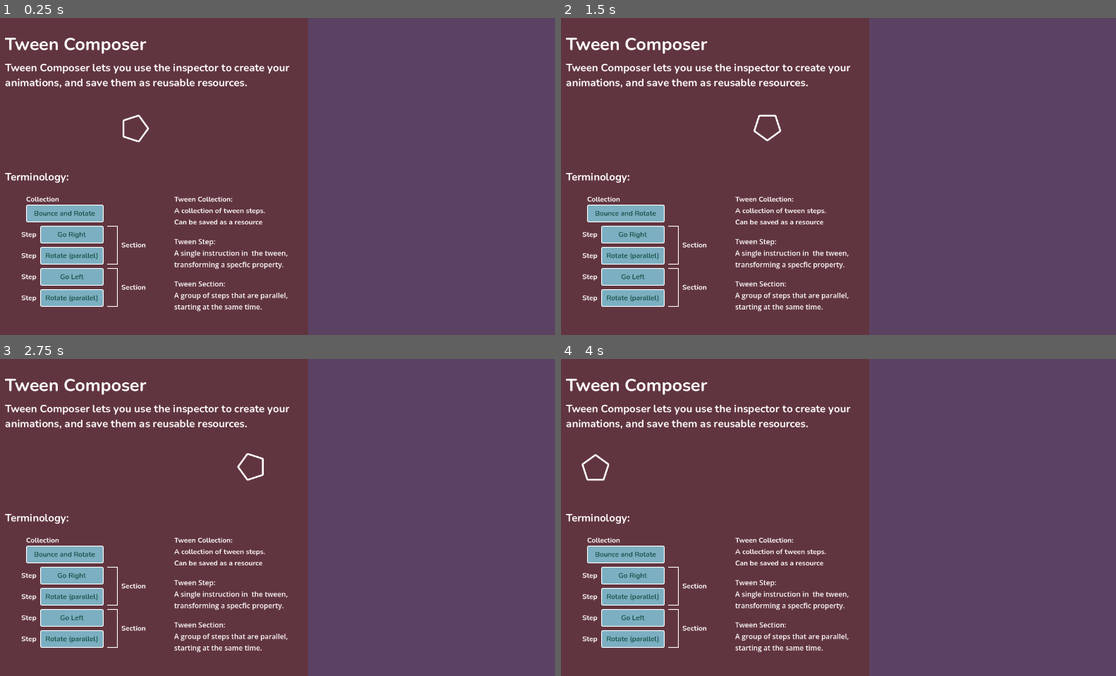
Above: before the commit, frames 1-4 (two rows, left to right).
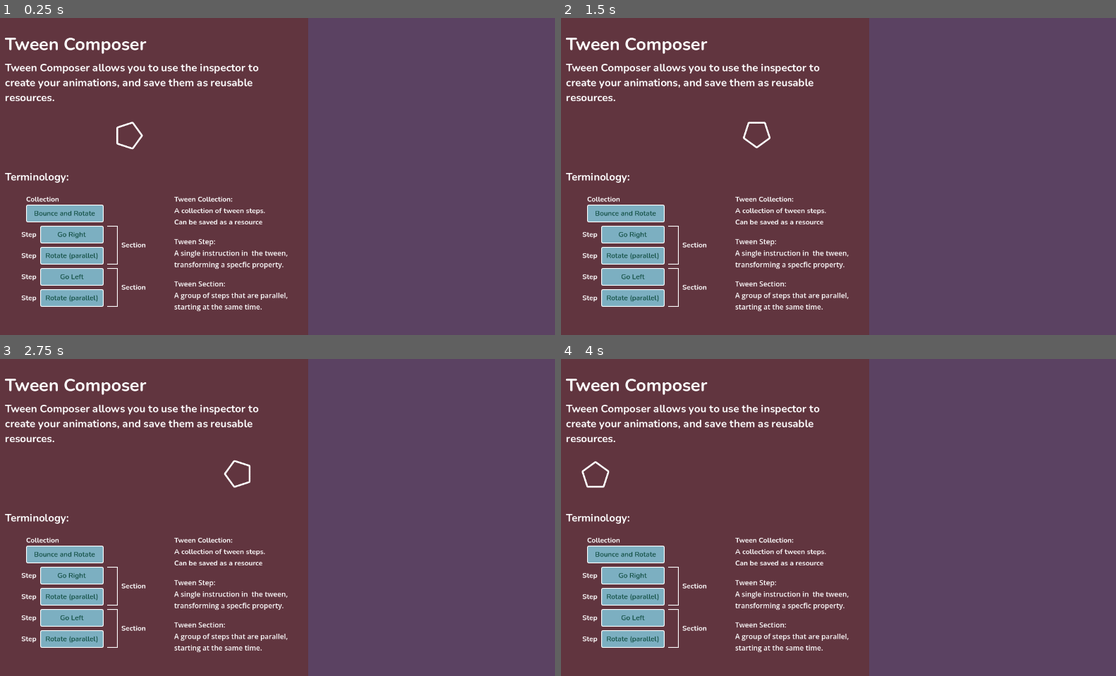
Above: after the commit, the same moments.

Repository: gurbsgurbs/tween-composer-godot
Game: Godot game, scene res://examples/000_intro.tscn
Same seed, same stepped clock (60 frames per second), same inputs: the game is played once before the commit and once after it. The project has no main scene, so this scene is started directly.
Inputs:
- Up to frame 1 (0.25 s): no input
- Up to frame 2 (1.5 s): no input
- Up to frame 3 (2.75 s): no input
- Up to frame 4 (4 s): no input

The runs differ from the first frame. In frame 1, 1.4% of the frame differs, in the area x 0-53%, y 14-42%; in frame 2, 1.4%; in frame 3, 1.4%, in the area x 0-53%, y 14-41%; in frame 4, 1.4%.

Commit message:
Added a new example, Playback Controls

Diff:
--- a/examples/000_intro.tscn
+++ b/examples/000_intro.tscn
@@ -38,7 +38,7 @@
 property_name = "position:x"
 custom_property = "position:x"
 custom_property_type = 3
-target_value = 528.0
+target_value = 496.0
 metadata/_custom_type_script = "uid://bq7aba2n0qrym"
 
 [sub_resource type="Resource" id="Resource_5rk1r"]
@@ -62,7 +62,7 @@
 property_name = "position:x"
 custom_property = "position:x"
 custom_property_type = 3
-target_value = -528.0
+target_value = -496.0
 metadata/_custom_type_script = "uid://bq7aba2n0qrym"
 
 [sub_resource type="Resource" id="Resource_wiyhq"]
@@ -158,9 +158,20 @@
 offset_top = 96.0
 offset_right = 688.0
 offset_bottom = 164.0
-text = "Tween Composer lets you use the inspector to create your animations, and save them as reusable resources."
+text = "Tween Composer allows you to use the inspector to create your animations, and save them as reusable resources."
 label_settings = ExtResource("2_16pl7")
 autowrap_mode = 3
+
+[node name="Sprite2D" type="Sprite2D" parent="." unique_id=2140211992]
+position = Vector2(96, 264)
+scale = Vector2(0.5, 0.5)
+texture = ExtResource("7_iq14t")
+
+[node name="TweenComposer" type="Node" parent="Sprite2D" unique_id=783221572]
+script = ExtResource("5_jad8w")
+tween_configuration = SubResource("Resource_84d4k")
+tween_duration = 2.0
+metadata/_custom_type_script = "uid://bepnihd7w544x"
 
 [node name="Description2" type="Label" parent="." unique_id=1373993509]
 layout_mode = 0
@@ -171,17 +182,6 @@
 text = "Terminology:"
 label_settings = ExtResource("2_16pl7")
 autowrap_mode = 3
-
-[node name="Sprite2D" type="Sprite2D" parent="." unique_id=2140211992]
-position = Vector2(96, 248)
-scale = Vector2(0.5, 0.5)
-texture = ExtResource("7_iq14t")
-
-[node name="TweenComposer" type="Node" parent="Sprite2D" unique_id=783221572]
-script = ExtResource("5_jad8w")
-tween_configuration = SubResource("Resource_84d4k")
-tween_duration = 2.0
-metadata/_custom_type_script = "uid://bepnihd7w544x"
 
 [node name="Properties1" type="Label" parent="." unique_id=344616555]
 layout_mode = 0
--- /dev/null
+++ b/examples/002_playback_controls.tscn
@@ -0,0 +1,204 @@
+[gd_scene format=3 uid="uid://3kbm8wh3ku02"]
+
+[ext_resource type="FontFile" uid="uid://d2niivc3nbgut" path="res://examples/assets/font/Nunito-VariableFont_wght.ttf" id="1_grbrk"]
+[ext_resource type="LabelSettings" uid="uid://cx5bk6kp3uxpd" path="res://examples/assets/font/label_24.tres" id="2_3utgx"]
+[ext_resource type="Script" uid="uid://bepnihd7w544x" path="res://addons/tween_composer/tween_composer.gd" id="5_m8ubh"]
+[ext_resource type="Script" uid="uid://b2cnshkmciixf" path="res://addons/tween_composer/ConfigurationResources/tween_config_collection_resource.gd" id="6_1f8qi"]
+[ext_resource type="Script" uid="uid://bq7aba2n0qrym" path="res://addons/tween_composer/ConfigurationResources/tween_config_step_resource.gd" id="7_kgv1h"]
+[ext_resource type="Texture2D" uid="uid://cwbnr3ay5hw7t" path="res://examples/assets/shapes/shape_128_hexagon_r_o.png" id="9_e6w3j"]
+
+[sub_resource type="GDScript" id="GDScript_t1lj7"]
+script/source = "extends Control
+
+@onready var tween_composer: TweenComposer = $Sprite2D/TweenComposer
+
+
+func _on_play_button_pressed() -> void:
+	tween_composer.play_tween()
+
+
+func _on_pause_button_pressed() -> void:
+	tween_composer.pause_tween()
+
+
+func _on_restart_button_pressed() -> void:
+	tween_composer.restart_tween()
+
+
+func _on_reset_button_pressed() -> void:
+	tween_composer.reset_tween()
+
+
+func _on_stop_button_pressed() -> void:
+	tween_composer.stop_tween()
+"
+
+[sub_resource type="FontVariation" id="FontVariation_ovd21"]
+base_font = ExtResource("1_grbrk")
+variation_opentype = {
+2003265652: 700
+}
+
+[sub_resource type="LabelSettings" id="LabelSettings_ieo45"]
+line_spacing = 0.0
+font = SubResource("FontVariation_ovd21")
+font_size = 40
+
+[sub_resource type="Resource" id="Resource_grbrk"]
+resource_local_to_scene = true
+resource_name = "Scale"
+script = ExtResource("7_kgv1h")
+step_name = "Scale"
+transition = 10
+easing = 1
+tween_property = 2
+property_name = "scale"
+target_value = Vector3(0.4, 0.4, 1)
+metadata/_custom_type_script = "uid://bq7aba2n0qrym"
+
+[sub_resource type="Resource" id="Resource_1f8qi"]
+resource_local_to_scene = true
+resource_name = "Rotate"
+script = ExtResource("7_kgv1h")
+step_name = "Rotate"
+easing = 2
+parallel = true
+tween_property = 1
+property_name = "rotation_degrees"
+target_value = Vector3(60, 0, 0)
+metadata/_custom_type_script = "uid://bq7aba2n0qrym"
+
+[sub_resource type="Resource" id="Resource_3utgx"]
+resource_local_to_scene = true
+resource_name = "SizeUp!"
+script = ExtResource("6_1f8qi")
+tween_name = "SizeUp!"
+tween_collection = Array[ExtResource("7_kgv1h")]([SubResource("Resource_grbrk"), SubResource("Resource_1f8qi")])
+metadata/_custom_type_script = "uid://b2cnshkmciixf"
+
+[node name="001Intro" type="Control" unique_id=1877161272]
+layout_mode = 3
+anchors_preset = 15
+anchor_right = 1.0
+anchor_bottom = 1.0
+grow_horizontal = 2
+grow_vertical = 2
+script = SubResource("GDScript_t1lj7")
+metadata/_edit_lock_ = true
+
+[node name="SizeCheck" type="ColorRect" parent="." unique_id=733821207]
+layout_mode = 0
+offset_right = 720.0
+offset_bottom = 720.0
+color = Color(0.38216856, 0.20667574, 0.24634716, 1)
+metadata/_edit_lock_ = true
+
+[node name="Title" type="Label" parent="." unique_id=391862351]
+layout_mode = 0
+offset_left = 32.0
+offset_top = 32.0
+offset_right = 688.0
+offset_bottom = 100.0
+text = "Playback Controls"
+label_settings = SubResource("LabelSettings_ieo45")
+
+[node name="Description" type="Label" parent="." unique_id=805527058]
+layout_mode = 0
+offset_left = 32.0
+offset_top = 96.0
+offset_right = 688.0
+offset_bottom = 164.0
+text = "Tween Composer has some built-in playback functions to simplify how you control your animations."
+label_settings = ExtResource("2_3utgx")
+autowrap_mode = 3
+
+[node name="Properties2" type="Label" parent="." unique_id=179075784]
+visible = false
+layout_mode = 0
+offset_left = 168.0
+offset_top = 257.0
+offset_right = 392.0
+offset_bottom = 306.0
+text = "autostart, no delay.
+4 sec. duration, infinite loops"
+vertical_alignment = 1
+
+[node name="Properties3" type="Label" parent="." unique_id=592556169]
+visible = false
+layout_mode = 0
+offset_left = 144.0
+offset_top = 208.0
+offset_right = 339.0
+offset_bottom = 257.0
+text = "autostart, 4 second delay
+2 sec. duration, 2 loops"
+vertical_alignment = 1
+
+[node name="Properties4" type="Label" parent="." unique_id=1988469648]
+visible = false
+layout_mode = 0
+offset_left = 160.0
+offset_top = 312.0
+offset_right = 355.0
+offset_bottom = 361.0
+text = "no autostart
+1 sec. duration, no loops"
+vertical_alignment = 1
+
+[node name="Sprite2D" type="Sprite2D" parent="." unique_id=25941154]
+position = Vector2(355, 384)
+scale = Vector2(0.5, 0.5)
+texture = ExtResource("9_e6w3j")
+
+[node name="TweenComposer" type="Node" parent="Sprite2D" unique_id=1729629052]
+script = ExtResource("5_m8ubh")
+tween_configuration = SubResource("Resource_3utgx")
+tween_duration = 2.0
+persist_tween_information = true
+metadata/_custom_type_script = "uid://bepnihd7w544x"
+
+[node name="PlayButton" type="Button" parent="." unique_id=1754023803]
+layout_mode = 0
+offset_left = 192.0
+offset_top = 584.0
+offset_right = 290.0
+offset_bottom = 615.0
+text = "Play"
+
+[node name="PauseButton" type="Button" parent="." unique_id=1768467538]
+layout_mode = 0
+offset_left = 304.0
+offset_top = 584.0
+offset_right = 402.0
+offset_bottom = 615.0
+text = "Pause"
+
+[node name="RestartButton" type="Button" parent="." unique_id=1346957920]
+layout_mode = 0
+offset_left = 248.0
+offset_top = 632.0
+offset_right = 346.0
+offset_bottom = 663.0
+text = "Restart"
+
+[node name="ResetButton" type="Button" parent="." unique_id=1886978931]
+layout_mode = 0
+offset_left = 360.0
+offset_top = 632.0
+offset_right = 458.0
+offset_bottom = 663.0
+text = "Reset"
+
+[node name="StopButton" type="Button" parent="." unique_id=1232064916]
+layout_mode = 0
+offset_left = 416.0
+offset_top = 584.0
+offset_right = 514.0
+offset_bottom = 615.0
+text = "Stop"
+
+[connection signal="pressed" from="PlayButton" to="." method="_on_play_button_pressed"]
+[connection signal="pressed" from="PauseButton" to="." method="_on_pause_button_pressed"]
+[connection signal="pressed" from="RestartButton" to="." method="_on_restart_button_pressed"]
+[connection signal="pressed" from="ResetButton" to="." method="_on_reset_button_pressed"]
+[connection signal="pressed" from="StopButton" to="." method="_on_stop_button_pressed"]
--- a/examples/002_relative.tscn
+++ b/examples/004_relative.tscn
@@ -6,9 +6,9 @@
 [ext_resource type="Texture2D" uid="uid://ni34g8bdk5ub" path="res://examples/assets/shapes/shape_128_circle_o.png" id="4_2xvdi"]
 [ext_resource type="Script" uid="uid://bepnihd7w544x" path="res://addons/tween_composer/tween_composer.gd" id="5_dl8wn"]
 [ext_resource type="Resource" uid="uid://xpm0221byhu4" path="res://examples/saved tweens/001_left_right_480.tres" id="6_7vtjs"]
-[ext_resource type="Resource" uid="uid://do3xetvttgip" path="res://examples/saved tweens/002_left_right_absolute.tres" id="7_hgd4e"]
+[ext_resource type="Resource" uid="uid://do3xetvttgip" path="res://examples/saved tweens/003_left_right_absolute.tres" id="7_hgd4e"]
 [ext_resource type="Texture2D" uid="uid://d2r8lfxg2yvb0" path="res://examples/assets/shapes/shape_128s_square_r_o.png" id="8_2dlr4"]
-[ext_resource type="Resource" uid="uid://bw136pknydla6" path="res://examples/saved tweens/002_change_color.tres" id="9_p5isu"]
+[ext_resource type="Resource" uid="uid://bw136pknydla6" path="res://examples/saved tweens/003_change_color.tres" id="9_p5isu"]
 
 [sub_resource type="FontVariation" id="FontVariation_ovd21"]
 base_font = ExtResource("1_thv6h")
Renamed: examples/saved tweens/002_change_color.tres -> examples/saved tweens/003_change_color.tres
Renamed: examples/saved tweens/002_left_right_absolute.tres -> examples/saved tweens/003_left_right_absolute.tres
